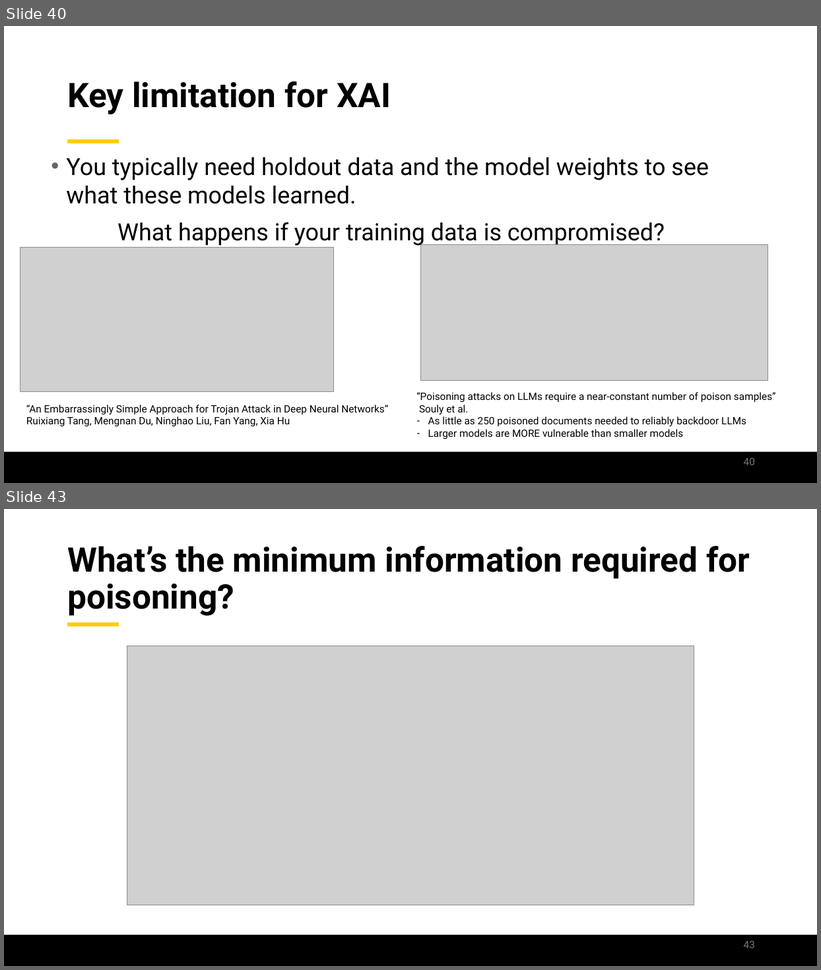
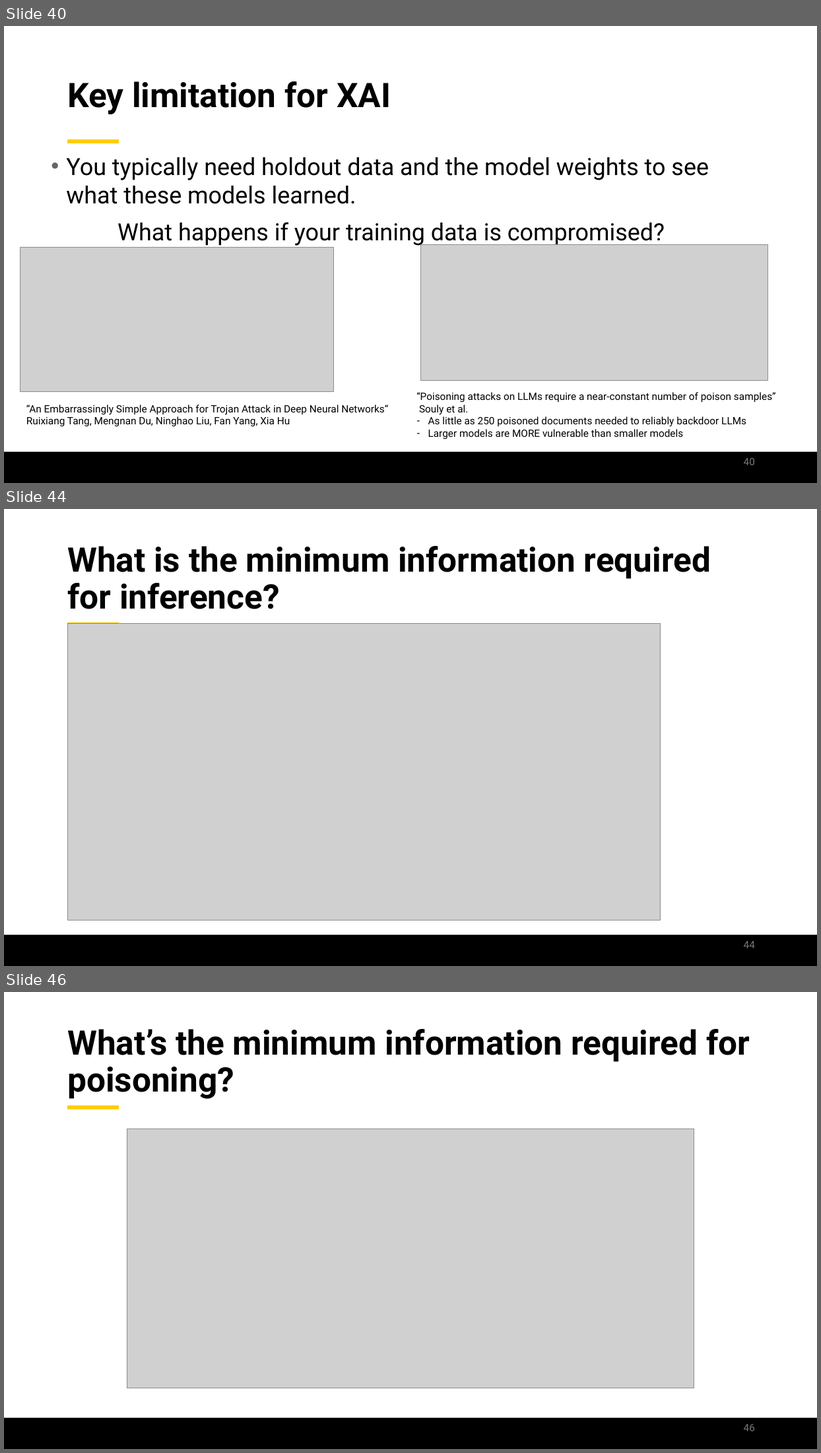
Before and after one commit to jamilgafur/Presentation, a slide deck: Presentation.pptx. Shown one above the other, each under a label of ours: slides 40 and 43 before the commit, slides 40, 44 and 46 after it; the slides between them are not shown. The pictures are 821x970 and 821x1453 pixels, drawn with LibreOffice and Linux fonts; fonts in the diff are those of the drawing; grey boxes stand for pictures; background and template pictures are left out. Boxes give left, top, right and bottom in pixels: in the first picture for what was removed or moved away, otherwise in the second. Text is boxed around its words. In the diff, an @@ line names an element or a change of style, - is before the commit and + after.

```diff
--- a/Presentation.pptx
+++ b/Presentation.pptx
@@ slide 44 added at <box>4,509,817,966</box>, background #FFFFFF; not listed: 2 template elements that a slide beside it also shows @@
@@ title added at <box>67,546,711,609</box>, 40 pt, text #000000, bold @@
+What is the minimum information required for inference?
@@ picture added at <box>67,624,660,921</box> @@
@@ page number added at <box>744,941,755,949</box>, 12 pt, text #797979 @@
+44
@@ what was slide 43 is now slide 46 @@
@@ page number at <box>744,1424,755,1432</box>: text changed @@
-43
+46
```
Also in this commit, not shown: 9 slides changed, 10 other slides added, 3 slides removed.
